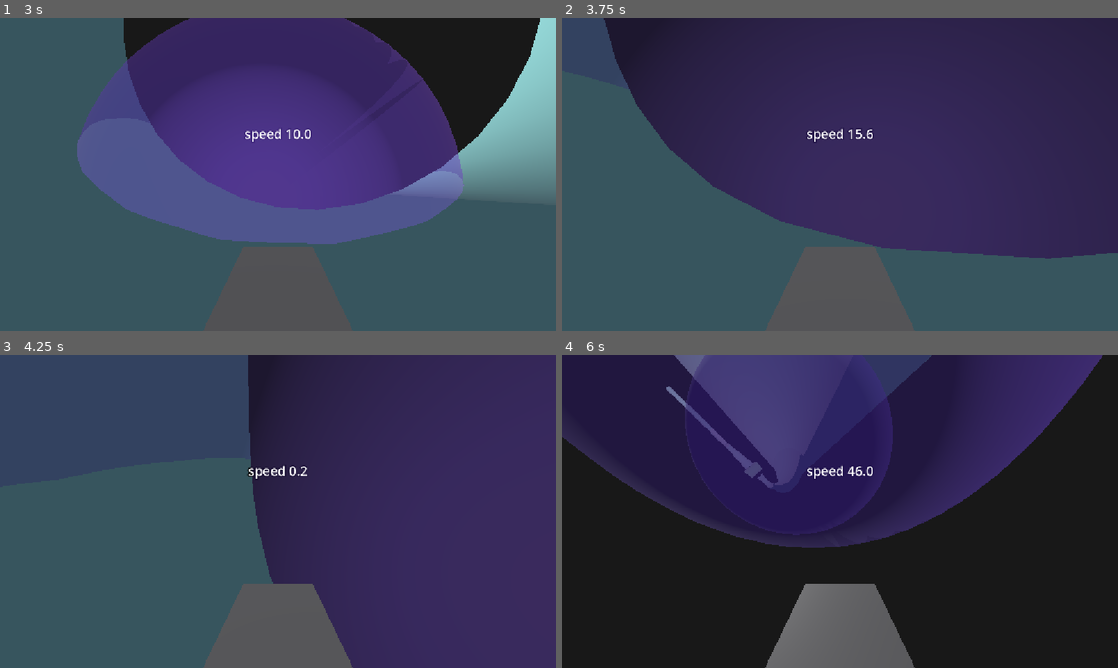
Above: before the commit, frames 1-4 (two rows, left to right).
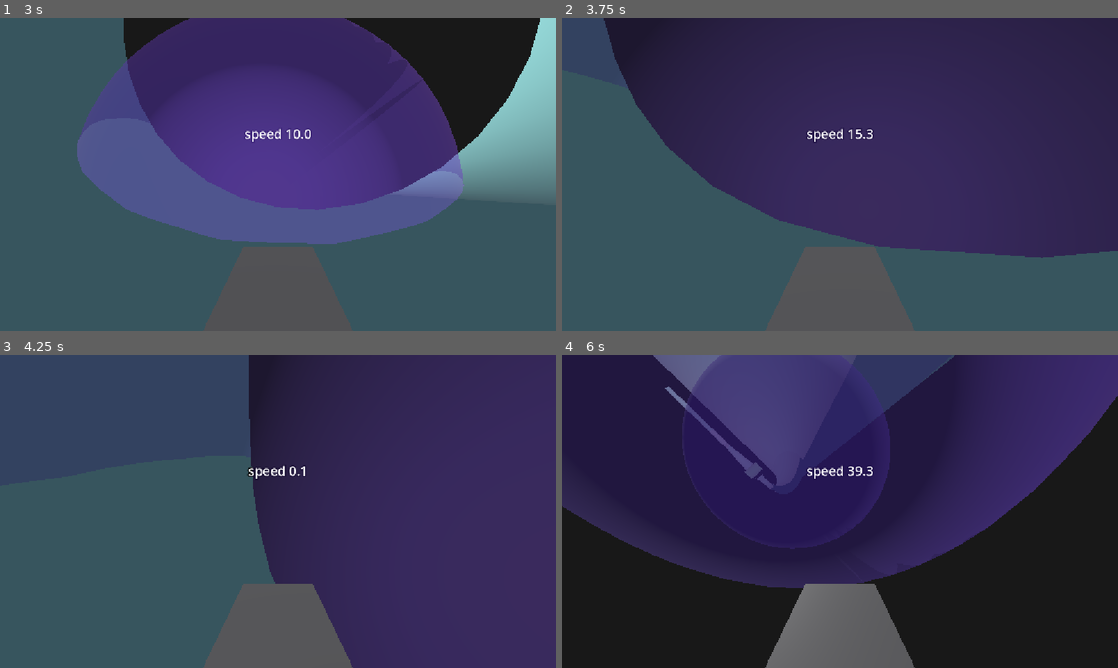
Above: after the commit, the same moments.

Repository: eternaldensity/pipe-survivor
Game: Godot game, scene res://main.tscn
The game is run twice, just before and just after one commit, with the same random seed, the same clock (stepped at 60 frames per second) and the same inputs.
Inputs:
- Up to frame 1 (3 s): tap Enter (ui_accept) at 0.5, 0.77, 1.07, 1.52, 1.82, 2.3, 2.85 s; hold Right (ui_right) 0.53-1.28 s; hold 1 0.53-1.28 s; tap 2 at 0.8, 1.35 s; hold Down (ui_down) 1.28-2.03 s; tap 3 at 1.55 s; hold Right (ui_right) 2.03-2.78 s; hold 3 2.03-2.78 s; hold Up (ui_up) from 2.78 s (still down)
- Up to frame 2 (3.75 s): tap Enter (ui_accept) at 3.02, 3.32 s; tap 1 at 3.05 s; release Up (ui_up) at 3.53 s; hold Left (ui_left) from 3.53 s (still down); hold 1 from 3.53 s (still down)
- Up to frame 3 (4.25 s): keep holding Left (ui_left); keep holding 1; tap Enter (ui_accept) at 3.77, 4.07 s; tap 2 at 3.8 s
- Up to frame 4 (6 s): release 1 at 4.28 s; tap 2 at 4.35 s; tap Enter (ui_accept) at 4.52, 4.82, 5.3 s; tap 3 at 4.55 s; release Left (ui_left) at 5.03 s; hold Down (ui_down) 5.03-5.78 s; hold 3 5.03-5.78 s; hold Right (ui_right) from 5.78 s (still down); tap 1 at 5.85 s

Frame 1 is identical in both runs. In frame 2, 0.2% of the frame differs, in the area x 7-100%, y 0-77%; in frame 3, 0.1%; in frame 4, 17%, in the area x 0-100%, y 0-75%.

Commit message:
Vehicle: connect preset sigils to spell casting (keys 1/2/3)

Diff:
--- a/vehicle.gd
+++ b/vehicle.gd
@@ -16,6 +16,8 @@
 
 var _spell_cooldown := 0.0
 const SPELL_COOLDOWN := 2.0
+var selected_preset_index := 0
+var _presets: Array[PresetSigil] = []
 
 var _camera        : Camera3D = null
 var _cam_pos       := Vector3(0.0, 1.5, 2.5)
@@ -30,6 +32,7 @@
 func _ready() -> void:
 	_camera = get_node_or_null("Camera3D")
 	safe_margin = 0.05
+	_presets = PresetSigil.default_presets()
 	_speed_label = Label3D.new()
 	_speed_label.billboard = BaseMaterial3D.BILLBOARD_ENABLED
 	_speed_label.font_size = 32
@@ -132,9 +135,25 @@
 
 	# ── Spell casting ─────────────────────────────────────────────────────
 	_spell_cooldown = maxf(0.0, _spell_cooldown - delta)
+	# Preset selection via number keys.
+	if Input.is_key_pressed(KEY_1):
+		selected_preset_index = 0
+	if Input.is_key_pressed(KEY_2):
+		selected_preset_index = 1
+	if Input.is_key_pressed(KEY_3):
+		selected_preset_index = 2
 	if Input.is_action_just_pressed("ui_accept") and _spell_cooldown <= 0.0:
 		_spell_cooldown = SPELL_COOLDOWN
 		var zone := SpellZone.new()
+		# Configure attractor from selected preset.
+		if selected_preset_index >= 0 and selected_preset_index < _presets.size():
+			var preset := _presets[selected_preset_index]
+			if preset.params.has("sigma"):
+				zone.attractor.sigma = preset.params["sigma"]
+			if preset.params.has("rho"):
+				zone.attractor.rho = preset.params["rho"]
+			if preset.params.has("beta"):
+				zone.attractor.beta = preset.params["beta"]
 		var fwd := -global_transform.basis.z
 		fwd = fwd - fwd.dot(outward) * outward
 		if fwd.length_squared() > 1e-4:
